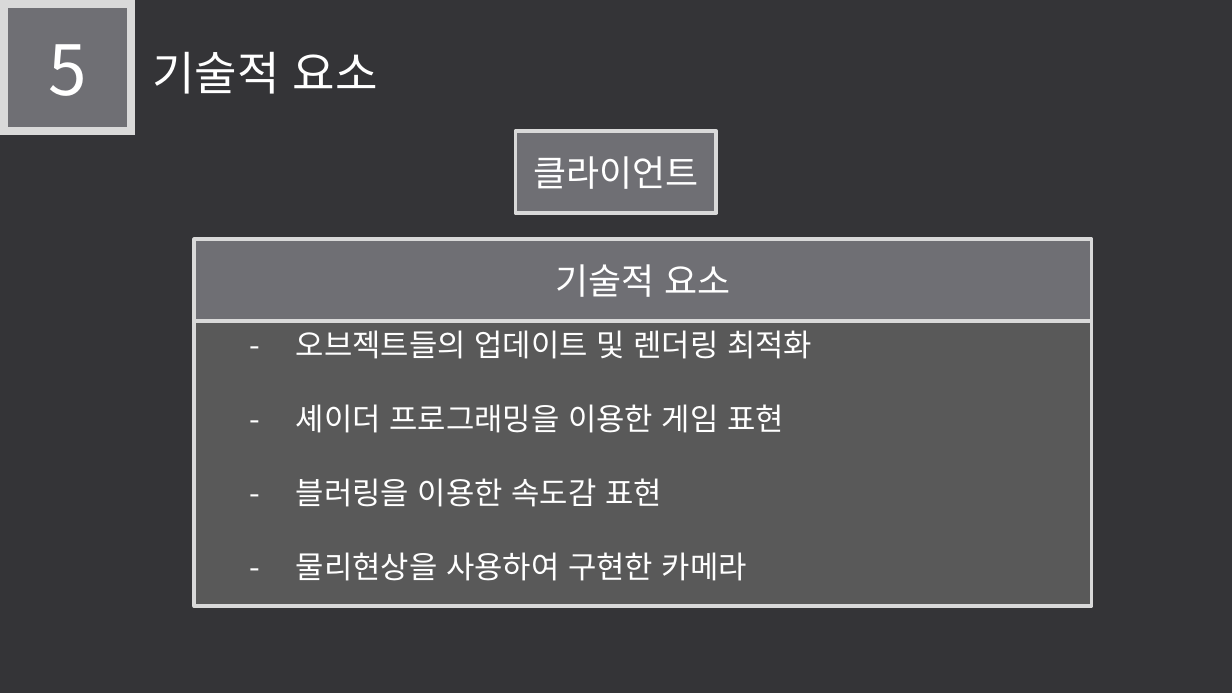
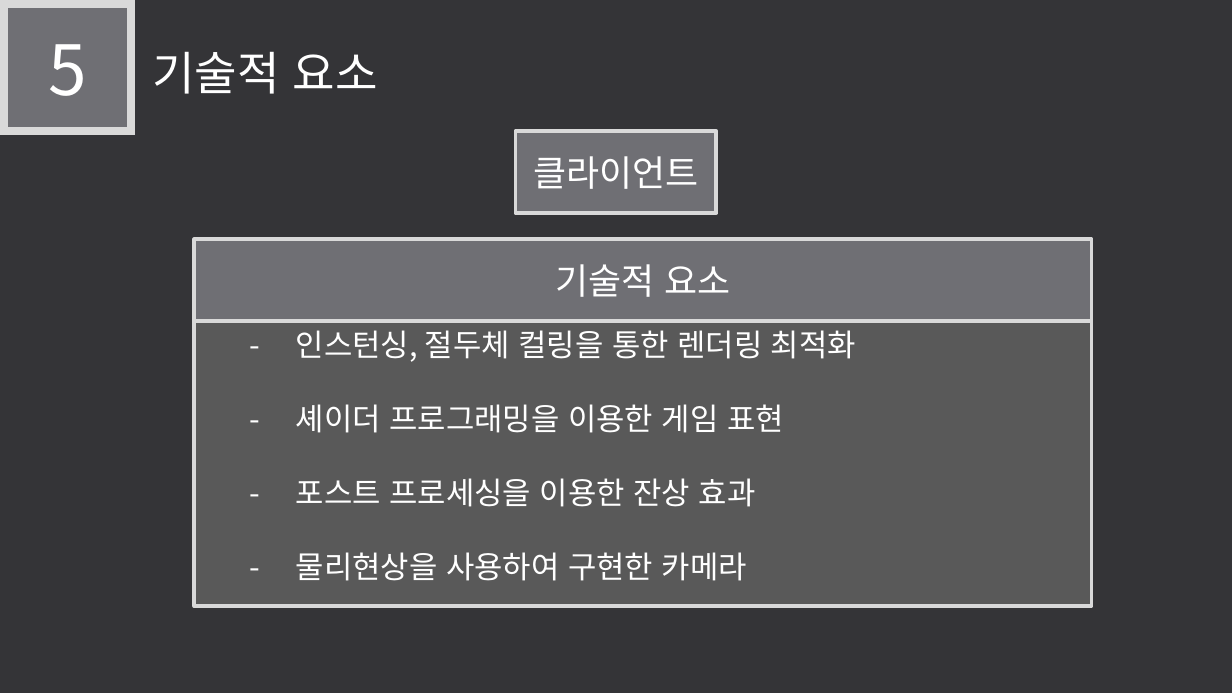
Before and after one commit to LEGO0937/Our_Project, a slide deck: slide 11 of 기획단계/졸작 제안서_α.pptx. Drawn at 1232x693 pixels with LibreOffice and Linux fonts; fonts in the diff are those of the drawing. Boxes give left, top, right and bottom in pixels: in the first picture for what was removed or moved away, otherwise in the second. Text is boxed around its words. In the diff, an @@ line names an element or a change of style, - is before the commit and + after.

Commit message:
기술적 요소 변경
기술적 요소에서 구현부분을 우리가 어떻게 구현할 것인지를 추가.

```diff
--- a/기획단계/졸작 제안서_α.pptx
+++ b/기획단계/졸작 제안서_α.pptx
@@ text in rectangle at (296,330,856,362): text changed @@
-- 오브젝트들의 업데이트 및 렌더링 최적화
+- 인스턴싱, 절두체 컬링을 통한 렌더링 최적화
@@ text in rectangle at (296,478,756,507): text changed @@
-- 블러링을 이용한 속도감 표현
+- 포스트 프로세싱을 이용한 잔상 효과
```
